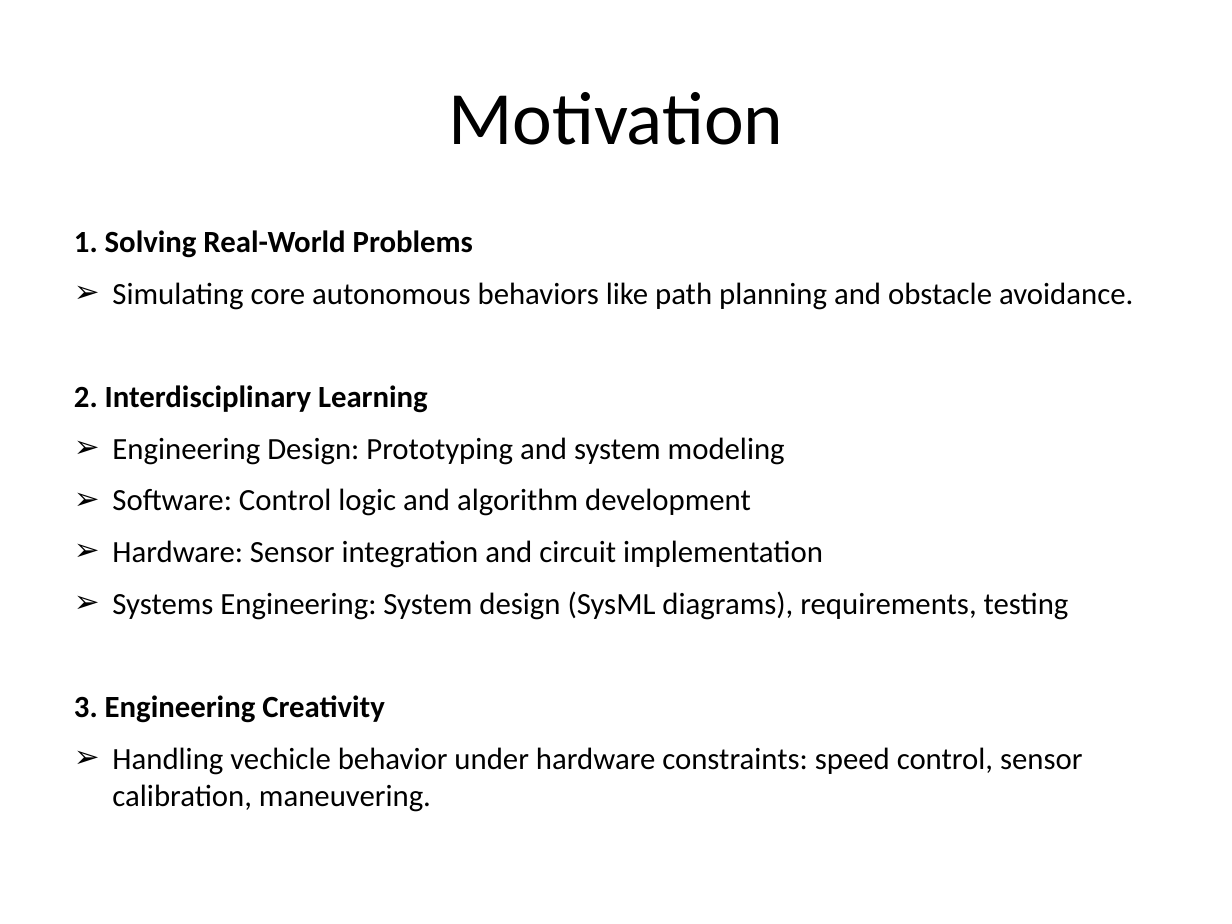
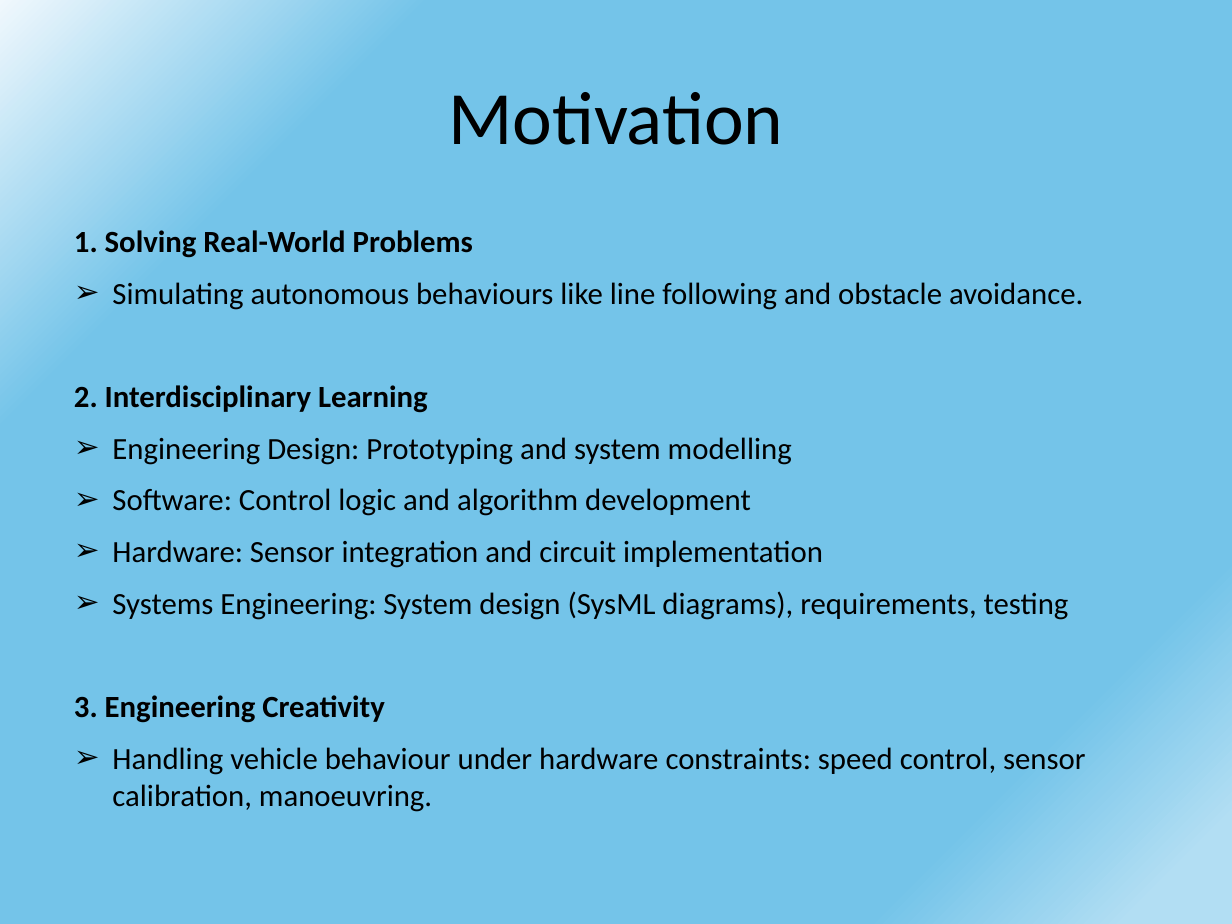
Before and after one commit to DariaShushkova/Autonomous_vehicle_prototype, a slide deck: slide 3 of Presentation.pptx. Drawn at 1232x924 pixels with LibreOffice and Linux fonts; fonts in the diff are those of the drawing. Boxes give left, top, right and bottom in pixels: in the first picture for what was removed or moved away, otherwise in the second. Text is boxed around its words. In the diff, an @@ line names an element or a change of style, - is before the commit and + after.

Commit message:
edited the design of the presentation

```diff
--- a/Presentation.pptx
+++ b/Presentation.pptx
@@ background #FFFFFF to gradient #F0F8FD to #74C4E9 to #B2DEF3 @@
@@ text at bbox=[112, 282, 1083, 310]: text changed @@
-➢ Simulating core autonomous behaviors like path planning and obstacle avoidance.
+➢ Simulating autonomous behaviours like line following and obstacle avoidance.
@@ text at bbox=[112, 437, 792, 465]: text changed @@
-➢ Engineering Design: Prototyping and system modeling
+➢ Engineering Design: Prototyping and system modelling
@@ text at bbox=[112, 747, 1085, 812]: text changed @@
-➢ Handling vechicle behavior under hardware constraints: speed control, sensor calibration, maneuvering.
+➢ Handling vehicle behaviour under hardware constraints: speed control, sensor calibration, manoeuvring.
```
Also in this commit, not shown: 13 other slides changed.
